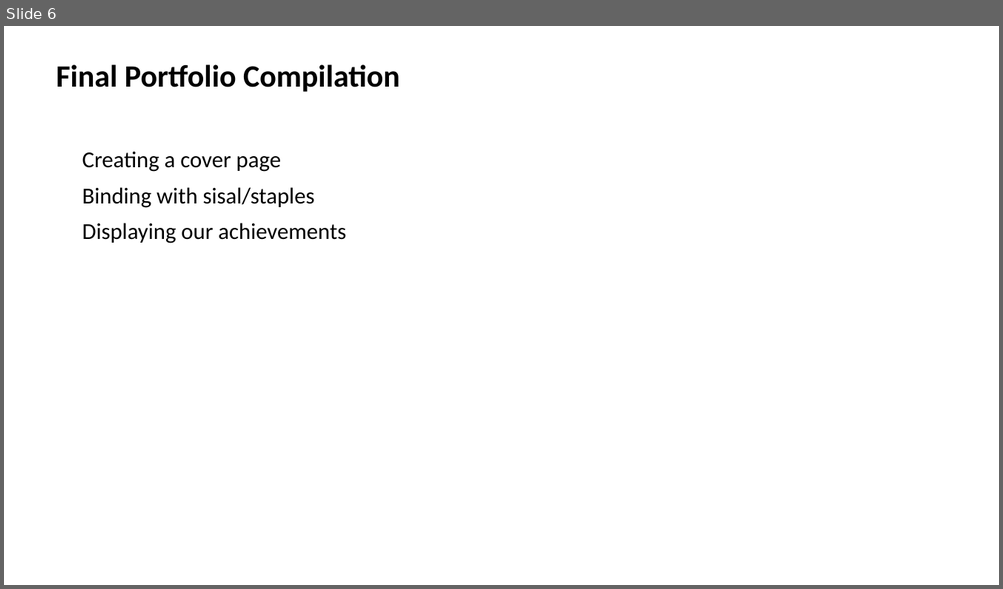
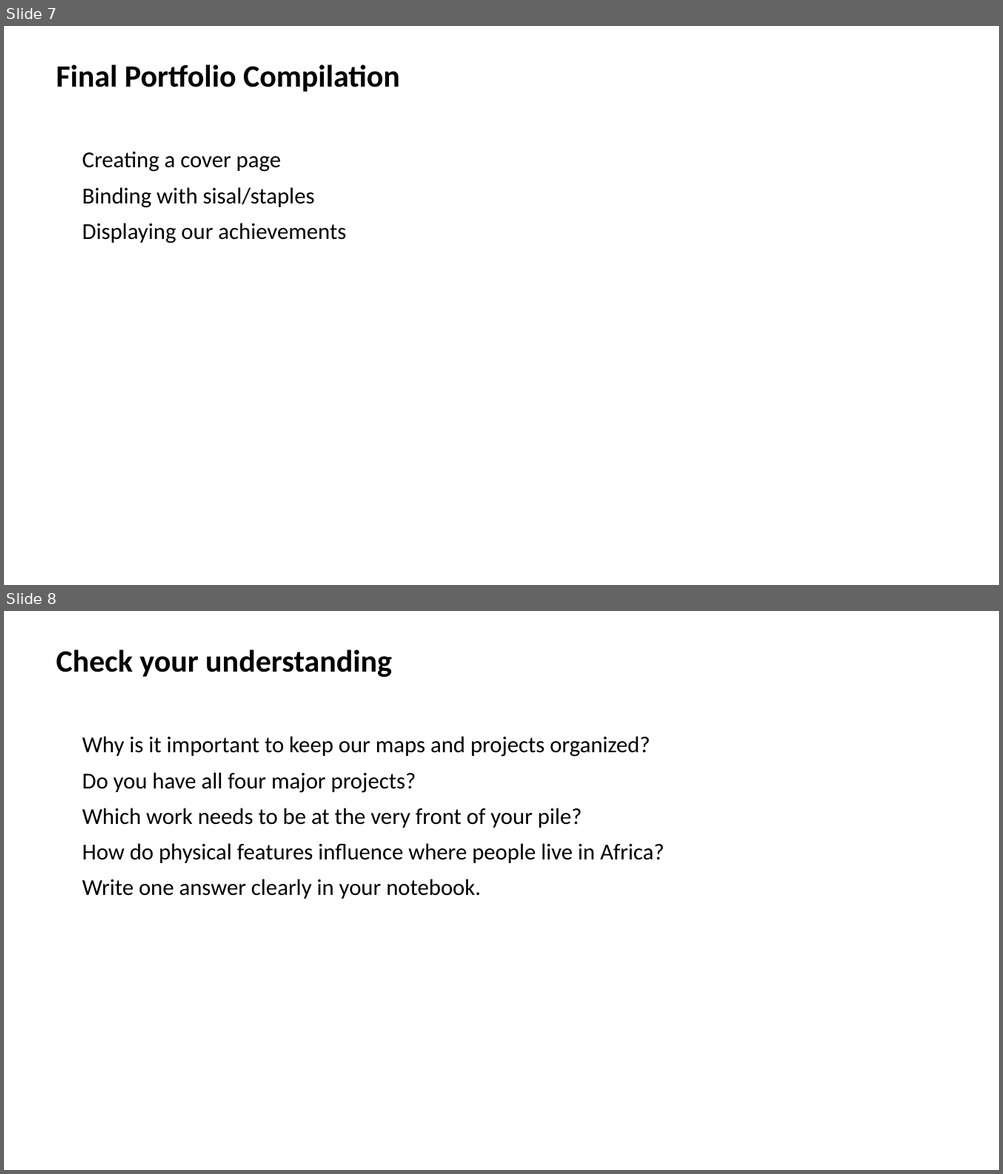
Before and after one commit to yousunjung84-edu/uganda-p7-mvp-20260629, a slide deck: uganda-p7-mvp/p7_t1_social_studies_1205/p7_t1_social_studies_1205.pptx. Shown one above the other, each under a label of ours: slide 6 before the commit, slides 7 and 8 after it. The pictures are 1003x589 and 1003x1174 pixels, drawn with LibreOffice and Linux fonts; fonts in the diff are those of the drawing. Boxes give left, top, right and bottom in pixels: in the first picture for what was removed or moved away, otherwise in the second. Text is boxed around its words. In the diff, an @@ line names an element or a change of style, - is before the commit and + after.

```diff
--- a/uganda-p7-mvp/p7_t1_social_studies_1205/p7_t1_social_studies_1205.pptx
+++ b/uganda-p7-mvp/p7_t1_social_studies_1205/p7_t1_social_studies_1205.pptx
@@ slide 8 added at box(4, 611, 999, 1170), background #FFFFFF @@
@@ text added at box(56, 649, 392, 677), 30 pt, text #000000, bold @@
+Check your understanding
@@ text added at box(82, 736, 664, 899), 22 pt, text #000000 @@
+Why is it important to keep our maps and projects organized?
+Do you have all four major projects?
+Which work needs to be at the very front of your pile?
+How do physical features influence where people live in Africa?
+Write one answer clearly in your notebook.
@@ what was slide 6 is now slide 7 @@
```
Also in this commit, not shown: 1 other slide added, 42 other files.
